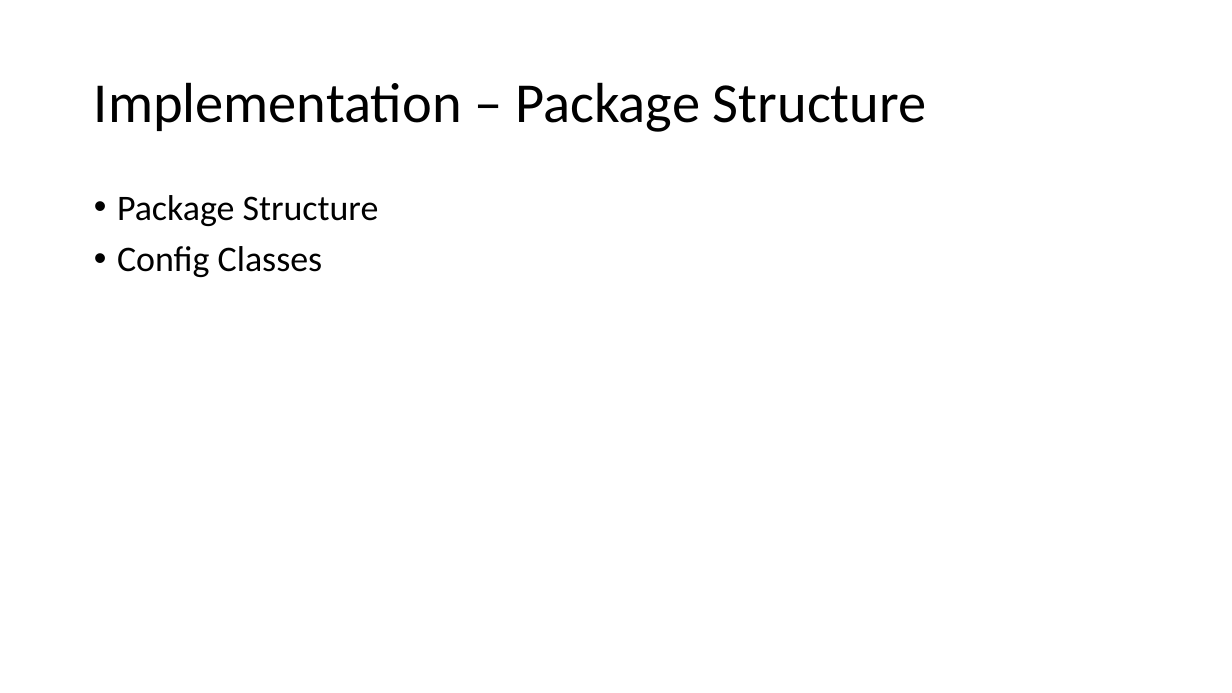
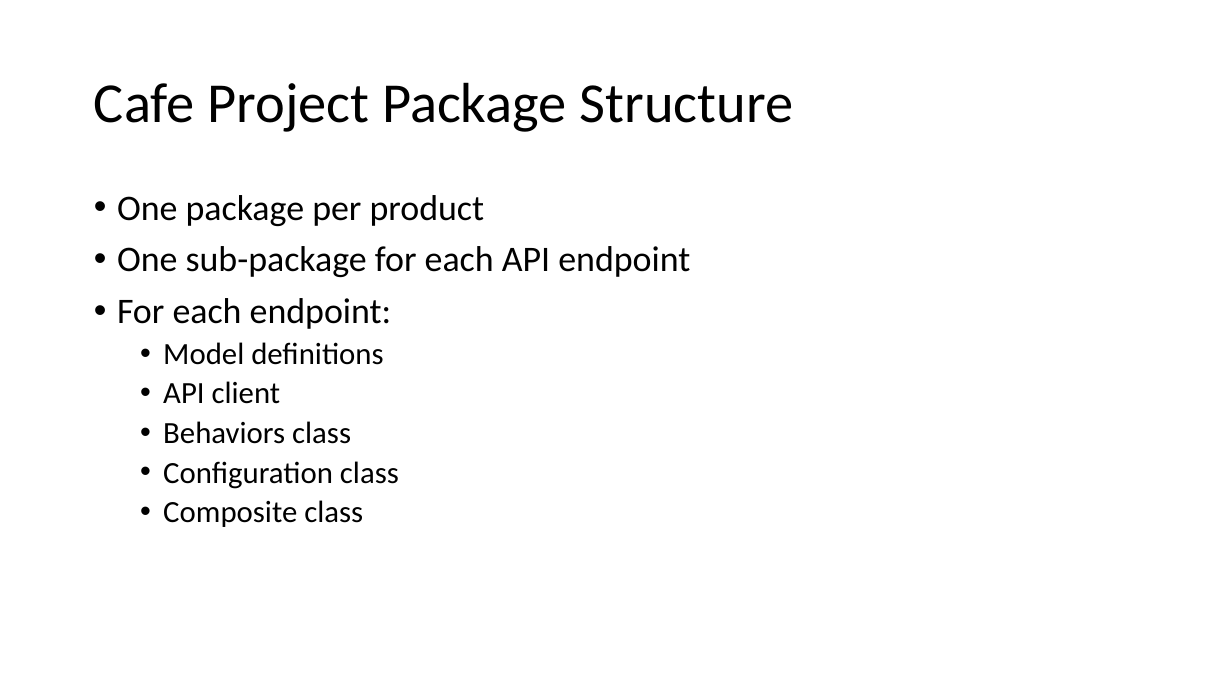
Before and after one commit to dwalleck/opencafe-training, a slide deck: slide 7 of OpenCafeTraining-Part1.pptx. Drawn at 1232x693 pixels with LibreOffice and Linux fonts; fonts in the diff are those of the drawing. Boxes give left, top, right and bottom in pixels: in the first picture for what was removed or moved away, otherwise in the second. Text is boxed around its words. In the diff, an @@ line names an element or a change of style, - is before the commit and + after.

```diff
--- a/OpenCafeTraining-Part1.pptx
+++ b/OpenCafeTraining-Part1.pptx
@@ title at box(94, 82, 793, 132): text changed @@
-Implementation – Package Structure
+Cafe Project Package Structure
@@ text at box(117, 195, 690, 527): text changed; size 28 to 24 pt @@
-• Package Structure
-• Config Classes
+• One package per product
+• One sub-package for each API endpoint
+• For each endpoint:
+  • Model definitions
+  • API client
+  • Behaviors class
+  • Configuration class
+  • Composite class
```
Also in this commit, not shown: 3 other slides changed, 4 slides added, 1 other file.
